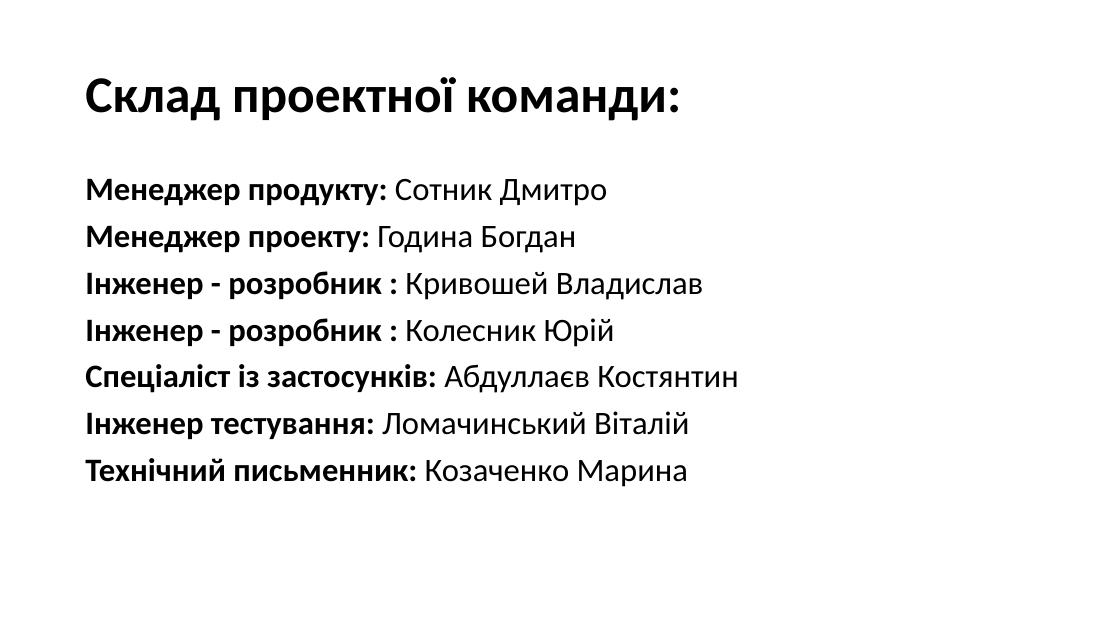
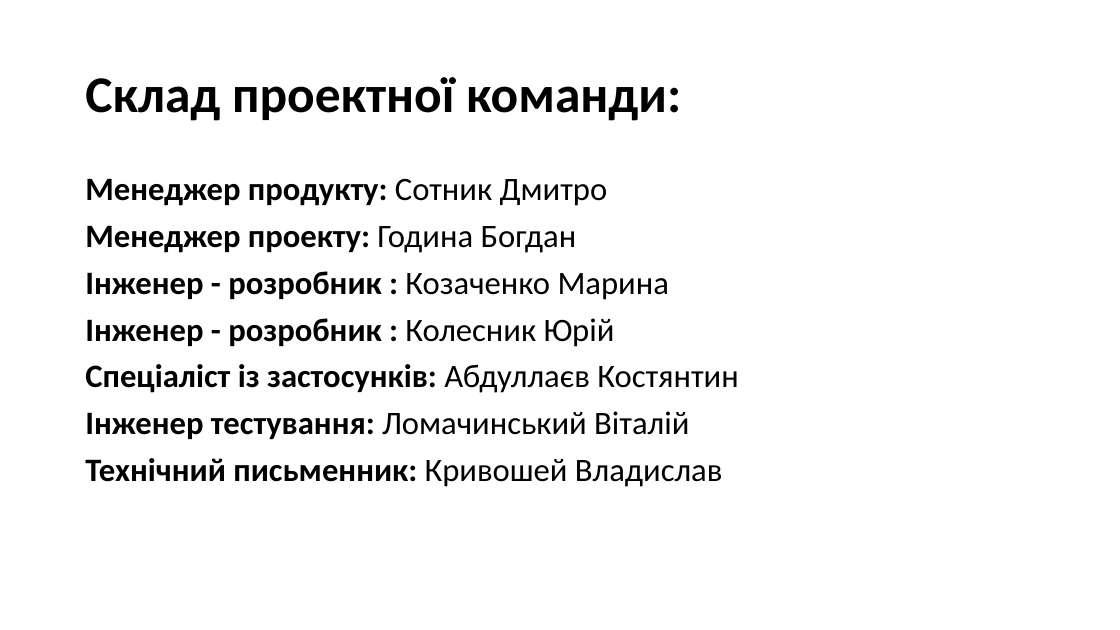
Before and after one commit to d3mage/elektronna_kafedra, a slide deck: slide 3 of elektronna_kafedra.pptx. Drawn at 1120x630 pixels with LibreOffice and Linux fonts; fonts in the diff are those of the drawing. Boxes give left, top, right and bottom in pixels: in the first picture for what was removed or moved away, otherwise in the second. Text is boxed around its words. In the diff, an @@ line names an element or a change of style, - is before the commit and + after.

```diff
--- a/elektronna_kafedra.pptx
+++ b/elektronna_kafedra.pptx
@@ text at (85,271,669,300): text changed @@
-Інженер - розробник : Кривошей Владислав
+Інженер - розробник : Козаченко Марина
@@ text at (85,458,723,487): text changed @@
-Технічний письменник: Козаченко Марина
+Технічний письменник: Кривошей Владислав
```
